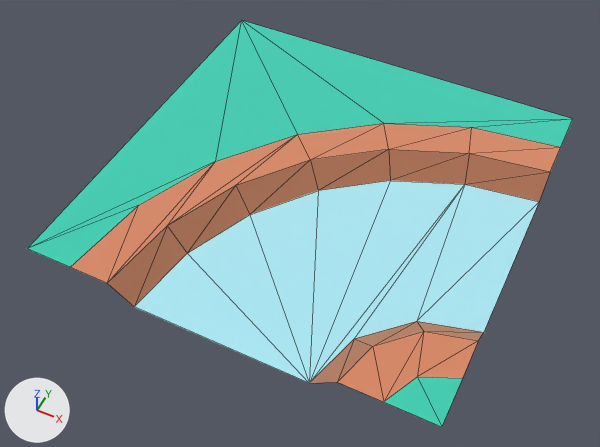
A saved change to the glTF model packs/nature-kit/ground-riverbend.glb.
The view is the same before and after, from a camera (50 mm lens) standing at (0.603, -1.316, 1.404) and looking at (-0.013, -0.083, -0.137). The axes (+X, +Y, +Z) are drawn at lower left. The lights are the same throughout. The picture after the commit comes second. Mesh edges are drawn as thin lines. Where no turn or scale is listed for an object, it has been applied to the vertices.

The scene before the commit, as lines of its bpy script (objects in view):
```python
mat_dirt = principled_material('dirt')
mat_dirt.base_color = (0.886, 0.514, 0.341)  # beige #f2be9e
mat_dirt.metallic = 1.0
mat_dirt.roughness = 1.0
mat_dirtdark = principled_material('dirtDark')
mat_dirtdark.base_color = (0.71, 0.408, 0.271)  # beige #dbab8e
mat_dirtdark.metallic = 1.0
mat_dirtdark.roughness = 1.0
mat_grass = principled_material('grass')
mat_grass.base_color = (0.173, 0.847, 0.722)  # cyan #73eddd
mat_grass.metallic = 1.0
mat_grass.roughness = 1.0
mat_water = principled_material('water')
mat_water.base_color = (0.69, 0.957, 1.0)  # pale blue #d8faff
mat_water.metallic = 1.0
mat_water.roughness = 1.0
me_mesh_ground_riverbend = bpy.data.meshes.new('Mesh ground_riverBend')
me_mesh_ground_riverbend.from_pydata(...)  # 36 vertices, 54 faces; spans x -0.5..0.5, y -0.5..0.5, z -0.05..0.0
# faces by material slot: [18, 17, 10, 9]
me_mesh_ground_riverbend.materials.append(mat_dirtdark)  # beige #dbab8e
me_mesh_ground_riverbend.materials.append(mat_dirt)  # beige #f2be9e
me_mesh_ground_riverbend.materials.append(mat_grass)  # cyan #73eddd
me_mesh_ground_riverbend.materials.append(mat_water)  # pale blue #d8faff
ob_ground_riverbend = bpy.data.objects.new('ground_riverBend', me_mesh_ground_riverbend)
ob_ground_riverbend.location = (0.0, 0.0, -0.05)
```
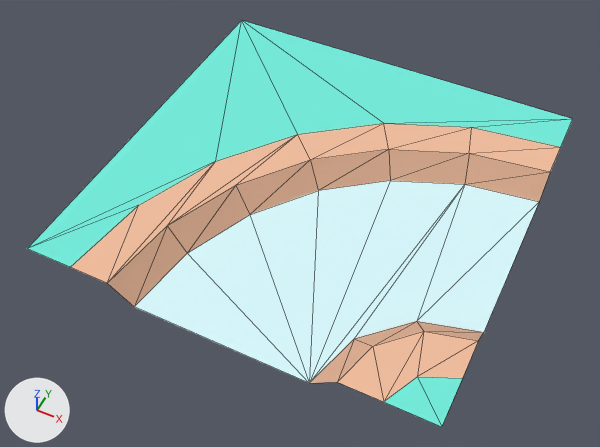
What changed in the scene script:
```text
Change mat_dirtdark:
    mat_dirtdark.metallic: 1.0 -> 0.0
Change mat_dirt:
    mat_dirt.metallic: 1.0 -> 0.0
Change mat_grass:
    mat_grass.metallic: 1.0 -> 0.0
Change mat_water:
    mat_water.metallic: 1.0 -> 0.0
Remove ob_tmpparent:
    ob_tmpparent = bpy.data.objects.new('tmpParent', None)
    ob_tmpparent.location = (0.0, 0.0, 0.0)
```

What differs and where, as boxes [x1, y1, x2, y2] in the pictures (600 x 447 px):
'ground_riverBend', surface changed: [27, 20, 573, 427] in both
